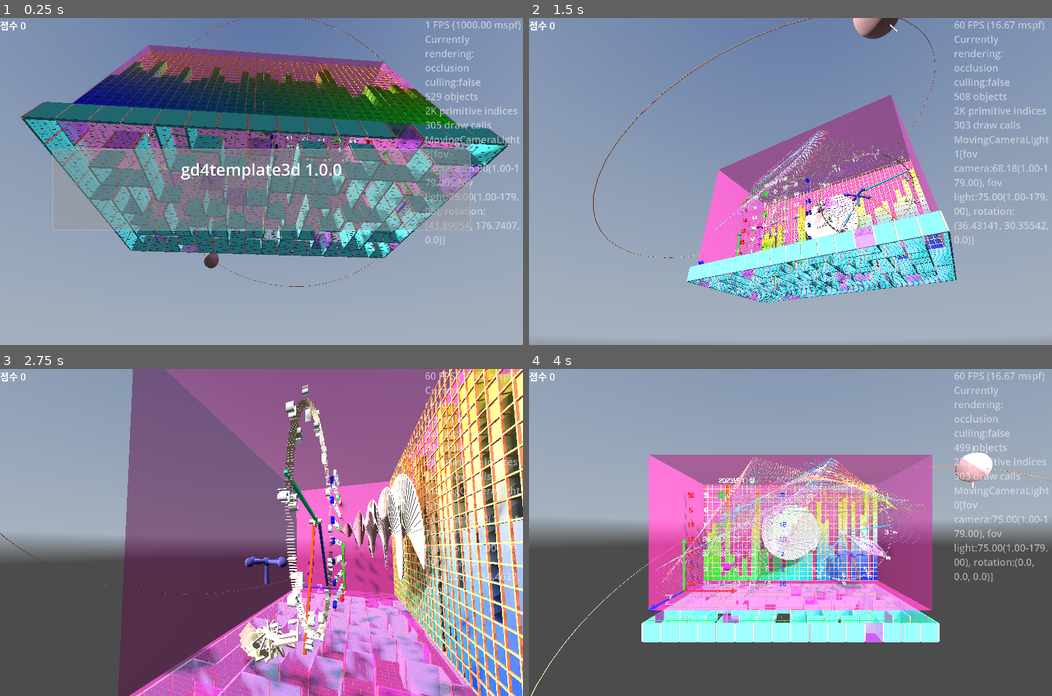
Above: before the commit, frames 1-4 (two rows, left to right).
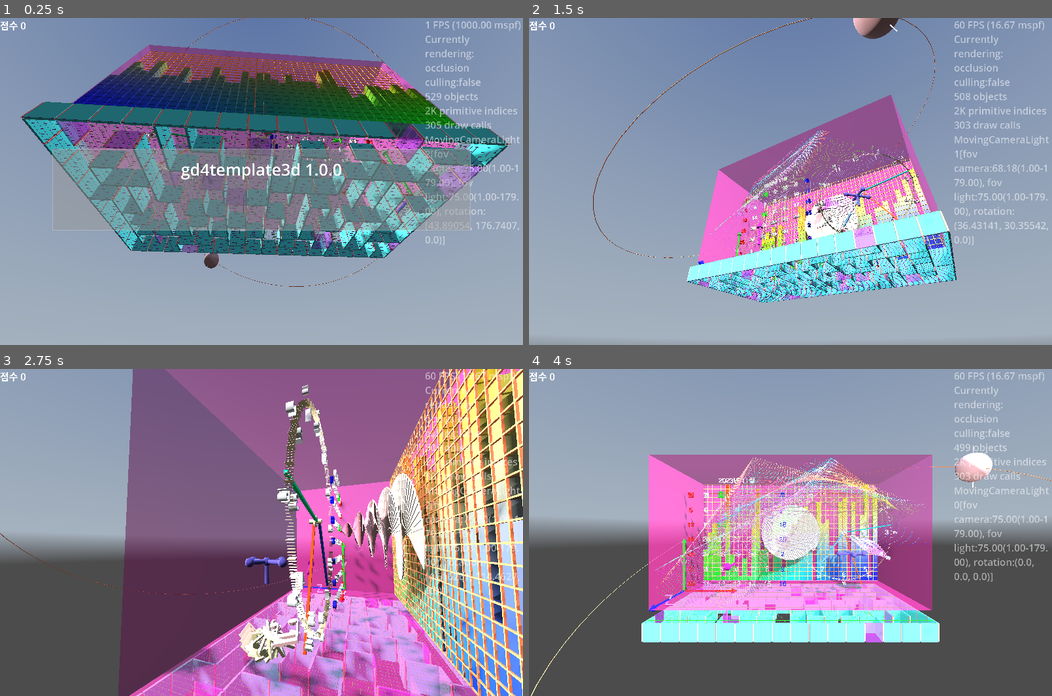
Above: after the commit, the same moments.

Repository: kasworld/gd4template3d
Game: Godot game, scene res://main.tscn
Same seed, same stepped clock (60 frames per second), same inputs: the game is played once before the commit and once after it. A sky picture missing from this copy of the repository is replaced by a grey-blue gradient.
Inputs (mouse positions are in pixels of both pictures, inside the frame that each line leads up to):
- Up to frame 1 (0.25 s): no input
- Up to frame 2 (1.5 s): tap Enter at 0.5, 0.6 s; move the mouse to (905, 165) at 0.52 s; click (905, 165) at 0.67 s; move the mouse to (685, 197) at 1.27 s; tap Delete at 1.35 s; click (685, 197) at 1.42 s
- Up to frame 3 (2.75 s): move the mouse to (313, 460) at 2.02 s; tap Enter at 2.1 s; click (313, 460) at 2.17 s
- Up to frame 4 (4 s): move the mouse to (764, 597) at 2.77 s; tap Delete at 2.85 s; click (764, 597) at 2.92 s; move the mouse to (947, 581) at 3.52 s; tap Enter at 3.6 s; click (947, 581) at 3.67 s

The runs differ from the first frame. In frame 1, less than 0.1% of the frame differs, in the area x 47-72%, y 36-46%; in frame 2, less than 0.1%; in frame 3, 0.2%, in the area x 45-58%, y 76-94%; in frame 4, less than 0.1%.

Commit message:
adjust TextMesh depth

Diff:
--- a/mesh_trail/mesh_trail.gd
+++ b/mesh_trail/mesh_trail.gd
@@ -172,7 +172,7 @@
 			mesh.top_radius = 0
 		_:
 			mesh = TextMesh.new()
-			mesh.depth = r/10
+			mesh.depth = r/6
 			mesh.pixel_size = r / 6
 			#mesh.font_size = r*40
 			mesh.text = "%s" % mesh_type
